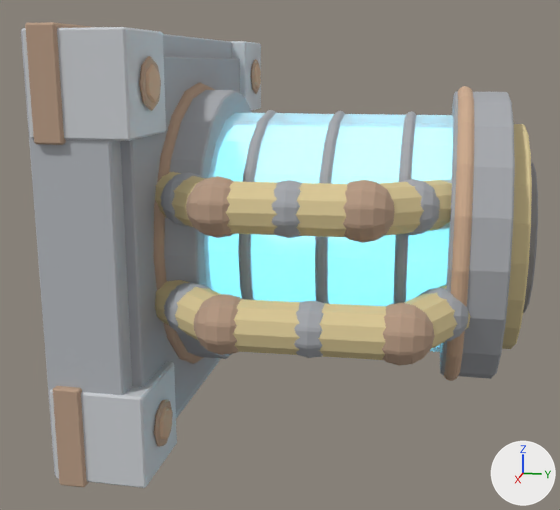
An edit to the FBX model Assets/GeneratedBaseItems/15_Compact_Fusion_Generator.fbx, drawn before and after from the same camera.
Rendered twice from a 50 mm lens placed at (3.22, 1.28, 0.66), pointed at (0.06, 0.65, -0.13). The lights are fixed; the arrows at lower right show +X, +Y and +Z. The first picture is the older version.

Script lines for the objects in view, before the commit:
```python
ob_15_compact_fusion_generator = bpy.data.objects.new('15_Compact_Fusion_Generator', me_15_compact_fusion_generator_baked)
ob_15_compact_fusion_generator.location = (0.0, 0.0, 0.0)
```
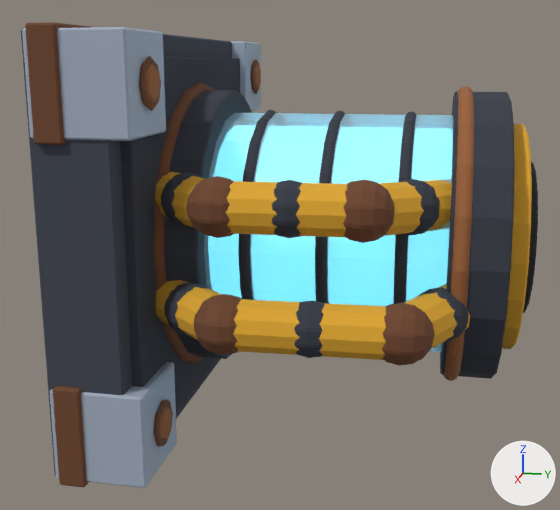
Location of each change, [x1, y1, x2, y2] in pixels of the pictures (560 x 510 px):
'15_Compact_Fusion_Generator', recoloured, surface changed: [21, 22, 538, 488] in both

The change, as a diff of the scene's bpy script:
```diff
--- a/Assets/GeneratedBaseItems/15_Compact_Fusion_Generator.fbx.py
+++ b/Assets/GeneratedBaseItems/15_Compact_Fusion_Generator.fbx.py
@@ mat_iron___dark_forged_steel @@
 mat_iron___dark_forged_steel = principled_material('Iron | dark forged steel')
-mat_iron___dark_forged_steel.base_color = (0.394, 0.407, 0.432)  # grey #a8abb0
+mat_iron___dark_forged_steel.base_color = (0.038, 0.044, 0.062)  # greyish blue #373b46
 mat_iron___dark_forged_steel.roughness = 0.94
@@ mat_rust___deep_brown @@
 mat_rust___deep_brown = principled_material('Rust | deep brown')
-mat_rust___deep_brown.base_color = (0.487, 0.335, 0.237)  # beige #b99d86
+mat_rust___deep_brown.base_color = (0.16, 0.06, 0.025)  # brown #6f452c
 mat_rust___deep_brown.roughness = 0.94
@@ mat_titanium___graphite_armor @@
 mat_titanium___graphite_armor = principled_material('Titanium | graphite armor')
-mat_titanium___graphite_armor.base_color = (0.455, 0.477, 0.507)  # grey #b4b8bd
+mat_titanium___graphite_armor.base_color = (0.055, 0.0637, 0.089)  # greyish blue #424754
 mat_titanium___graphite_armor.roughness = 0.94
@@ mat_rust___orange_oxide @@
 mat_rust___orange_oxide = principled_material('Rust | orange oxide')
-mat_rust___orange_oxide.base_color = (0.626, 0.42, 0.281)  # beige #cfad90
-mat_rust___orange_oxide.roughness = 0.94
+mat_rust___orange_oxide.base_color = (0.32, 0.12, 0.04)  # brown #996138
+mat_rust___orange_oxide.roughness = 0.9
@@ mat_charcoal___blackened @@
 mat_charcoal___blackened = principled_material('Charcoal | blackened')
-mat_charcoal___blackened.base_color = (0.281, 0.281, 0.301)  # grey #909095
-mat_charcoal___blackened.roughness = 0.94
+mat_charcoal___blackened.base_color = (0.022, 0.0245, 0.0331)  # dark grey #292b33
+mat_charcoal___blackened.roughness = 0.92
@@ mat_hazard___faded_amber @@
 mat_hazard___faded_amber = principled_material('Hazard | faded amber')
-mat_hazard___faded_amber.base_color = (0.733, 0.603, 0.319)  # beige #decc99
-mat_hazard___faded_amber.roughness = 0.94
+mat_hazard___faded_amber.base_color = (0.748, 0.393, 0.0272)  # orange #e0a82e
+mat_hazard___faded_amber.roughness = 0.9
@@ mat_plasma___xenocrystal_cyan @@
 mat_plasma___xenocrystal_cyan = principled_material('Plasma | xenocrystal cyan')
-mat_plasma___xenocrystal_cyan.base_color = (0.444, 0.813, 0.911)  # cyan #b2e9f5
-mat_plasma___xenocrystal_cyan.roughness = 0.94
+mat_plasma___xenocrystal_cyan.base_color = (0.14, 0.64, 0.88)  # cyan #69d1f1
+mat_plasma___xenocrystal_cyan.roughness = 0.9
 mat_plasma___xenocrystal_cyan.emission_color = (0.18, 0.78, 1.0)  # cyan #76e5ff
-mat_plasma___xenocrystal_cyan.emission_strength = 2.6
+mat_plasma___xenocrystal_cyan.emission_strength = 2.4
@@ mat_glass___pale_reflection @@
 mat_glass___pale_reflection = principled_material('Glass | pale reflection')
-mat_glass___pale_reflection.base_color = (0.655, 0.78, 0.834)  # pale blue #d4e5eb
-mat_glass___pale_reflection.roughness = 0.94
+mat_glass___pale_reflection.base_color = (0.38, 0.58, 0.68)  # blue #a6c8d7
+mat_glass___pale_reflection.roughness = 0.35
 mat_glass___pale_reflection.alpha = 0.65
+mat_glass___pale_reflection.metallic = 0.1
@@ mat_bone___infected_ivory @@
 mat_bone___infected_ivory = principled_material('Bone | infected ivory')
-mat_bone___infected_ivory.base_color = (0.757, 0.721, 0.641)  # light grey #e2ddd1
-mat_bone___infected_ivory.roughness = 0.94
+mat_bone___infected_ivory.base_color = (0.58, 0.5, 0.36)  # beige #c8bca2
+mat_bone___infected_ivory.roughness = 0.9
@@ mat_iron___scraped_edges @@
 mat_iron___scraped_edges = principled_material('Iron | scraped edges')
-mat_iron___scraped_edges.base_color = (0.562, 0.579, 0.603)  # light grey #c6c8cc
-mat_iron___scraped_edges.roughness = 0.94
+mat_iron___scraped_edges.base_color = (0.38, 0.43, 0.52)  # light grey #a6afbf
+mat_iron___scraped_edges.roughness = 0.9
+mat_iron___scraped_edges.metallic = 0.55
```
